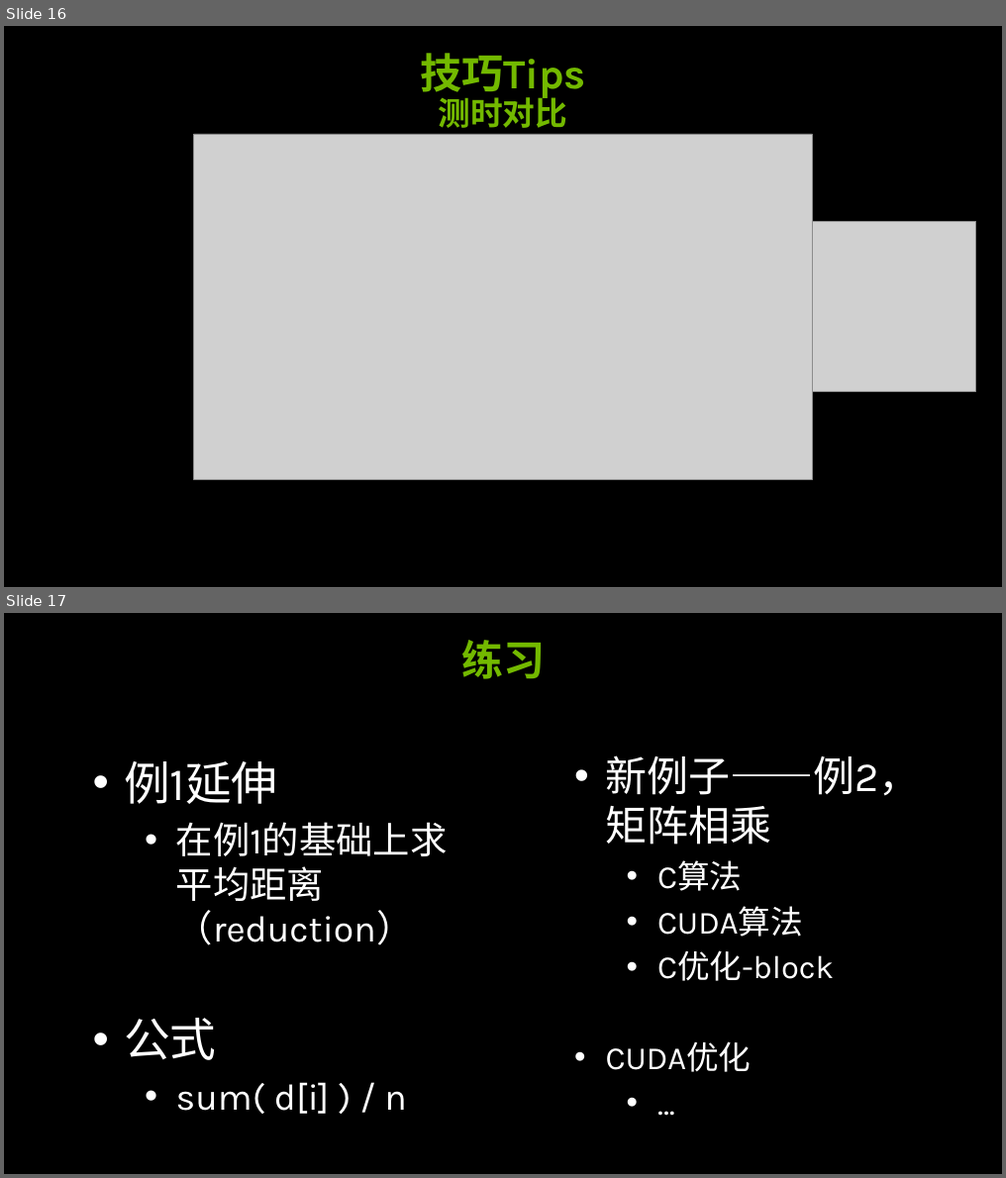
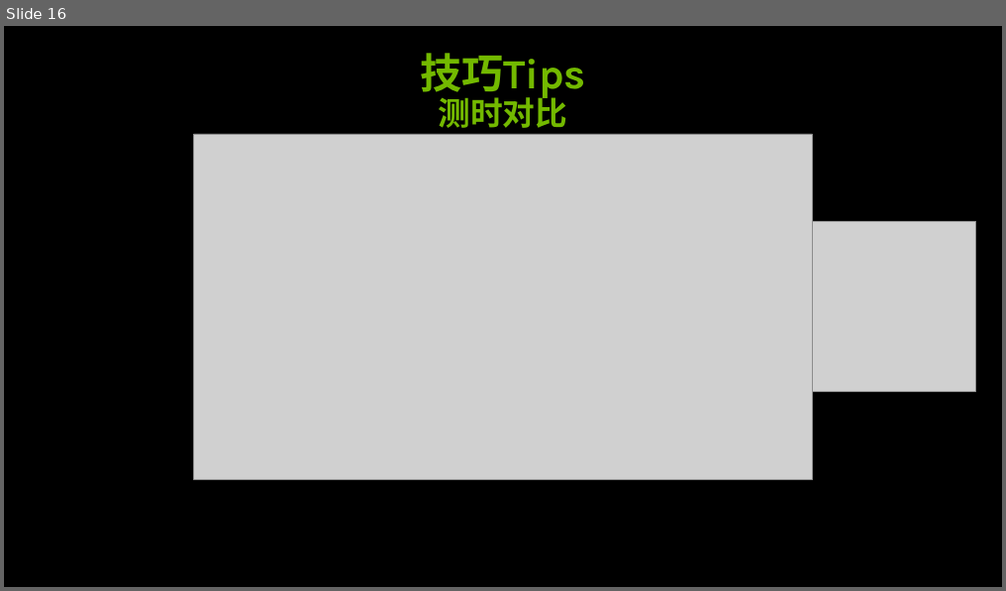
Before and after one commit to soulsheng/CUDA-Practice, a slide deck: doc/cuda_training_day1_pm(20141219Liu).pptx. Shown one above the other, each under a label of ours: slides 16 and 17 before the commit, slide 16 after it. The pictures are 1006x1178 and 1006x591 pixels, drawn with LibreOffice and Linux fonts; fonts in the diff are those of the drawing; grey boxes stand for pictures; background and template pictures are left out. Boxes give left, top, right and bottom in pixels: in the first picture for what was removed or moved away, otherwise in the second. Text is boxed around its words. In the diff, an @@ line names an element or a change of style, - is before the commit and + after.

Commit message:
update ppt, first reduction then matrix multiply

```diff
--- a/doc/cuda_training_day1_pm(20141219Liu).pptx
+++ b/doc/cuda_training_day1_pm(20141219Liu).pptx
@@ slide 17 removed at (4, 613, 1002, 1174), background picture (left out) @@
@@ title removed at (461, 640, 545, 679) @@
-练习
@@ text removed at (606, 756, 921, 1072) @@
-• 新例子——例2，矩阵相乘
-  • C算法
-  • CUDA算法
-  • C优化-block
-• CUDA优化
-  • …
@@ text removed at (124, 761, 448, 1114) @@
-• 例1延伸
-  • 在例1的基础上求平均距离（reduction）
-• 公式
-  • sum( d[i] ) / n
```
Also in this commit, not shown: 1 other file.
